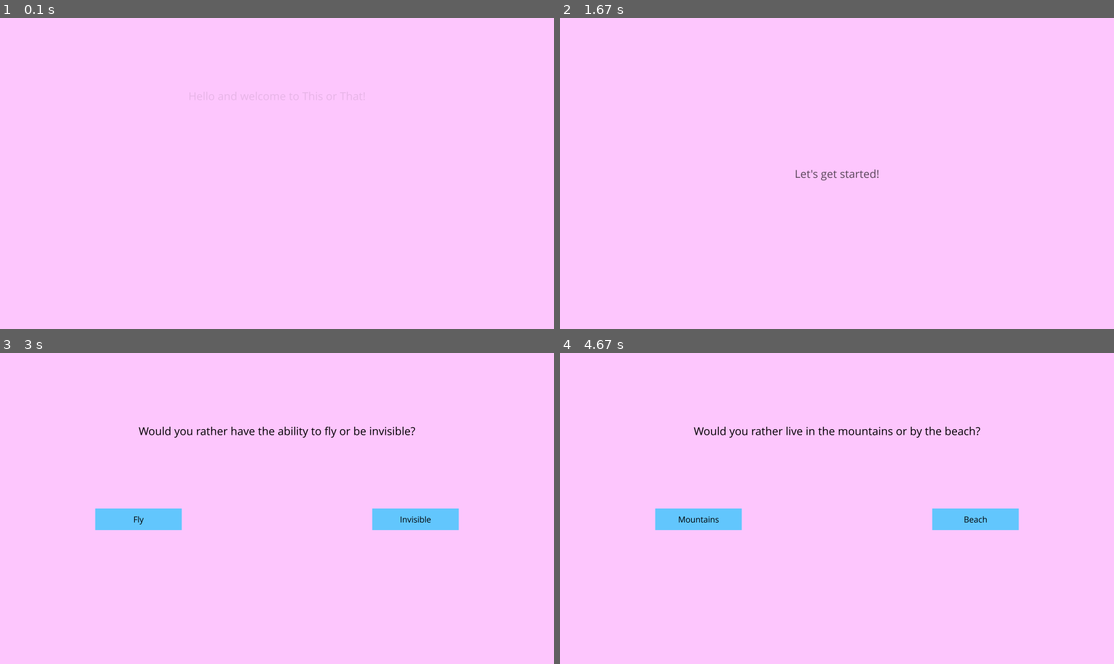
Above: before the commit, frames 1-4 (two rows, left to right).
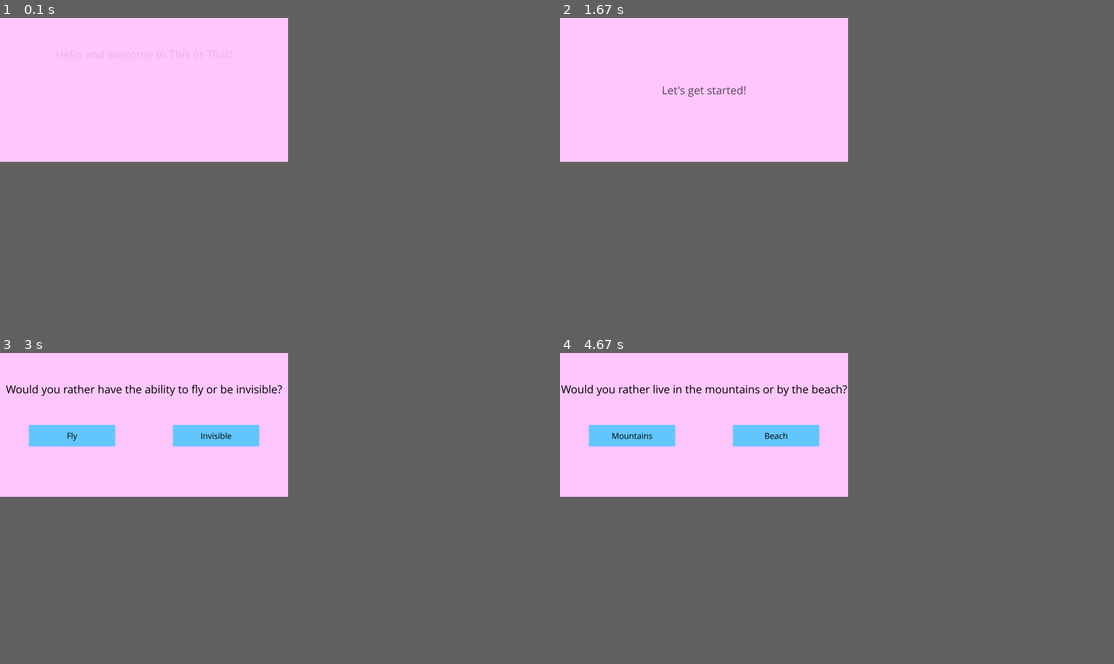
Above: after the commit, the same moments.

Repository: siddharthpandey1-lang/Thisorthat
Game: pygame game, started from PygameVersion.py
Same seed, same stepped clock (60 frames per second), same inputs: the game is played once before the commit and once after it.
Inputs (mouse positions are in pixels of both pictures, inside the frame that each line leads up to):
- Up to frame 1 (0.1 s): no input
- Up to frame 2 (1.67 s): no input
- Up to frame 3 (3 s): click (177, 436) at 1.88 s; click (149, 377) at 2.22 s
- Up to frame 4 (4.67 s): click "Fly" at 3.55 s; click (809, 412) at 4.38 s
In our replay, the window is 900x506 before the commit and 468x234 after it. These sizes can differ from the game's own. Grey fills any space a smaller window leaves; there, only what the larger window draws over its background counts as a difference.

The runs differ from the first frame. In frame 2, 0.3% of the frame differs, in the area x 18-58%, y 21-53%; in frame 3, 5.2%; in frame 4, 5.2%, in the area x 0-83%, y 10-57%.

Commit message:
GameVersion

Diff:
--- a/PygameVersion.py
+++ b/PygameVersion.py
@@ -5,7 +5,7 @@
 pygame.init()
 
 # Constants
-WIDTH, HEIGHT = 3840, 2160  # 2180p approximation
+WIDTH, HEIGHT = 2000, 1000
 FPS = 120
 FONT_NAME = "comicsansms"
 BG_COLOR = (255, 200, 255)
